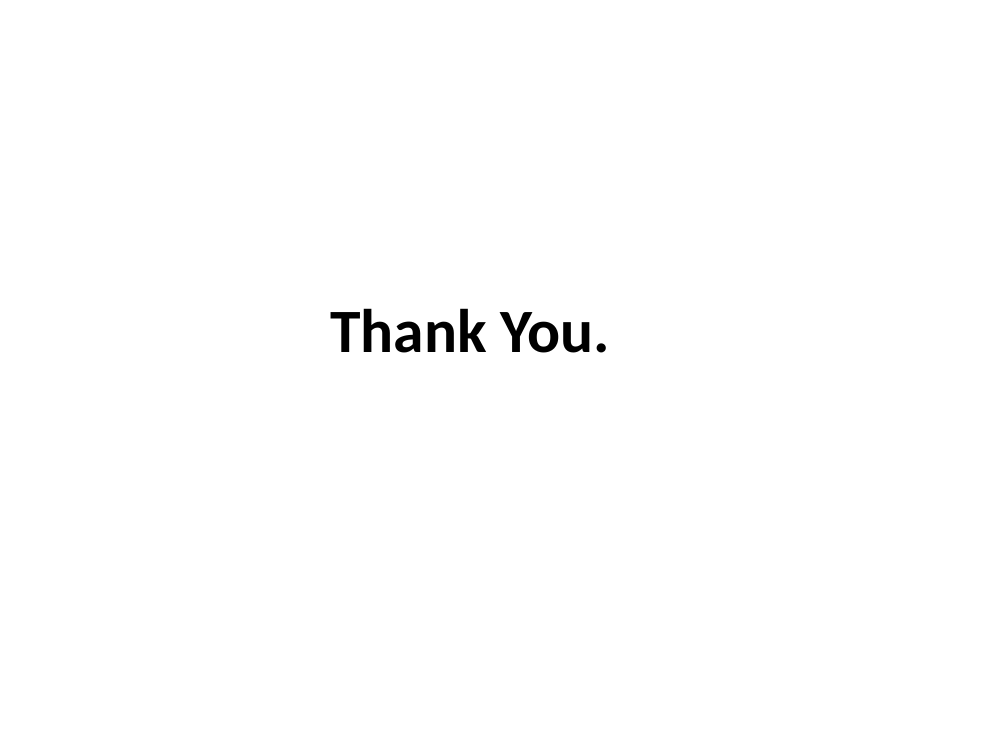
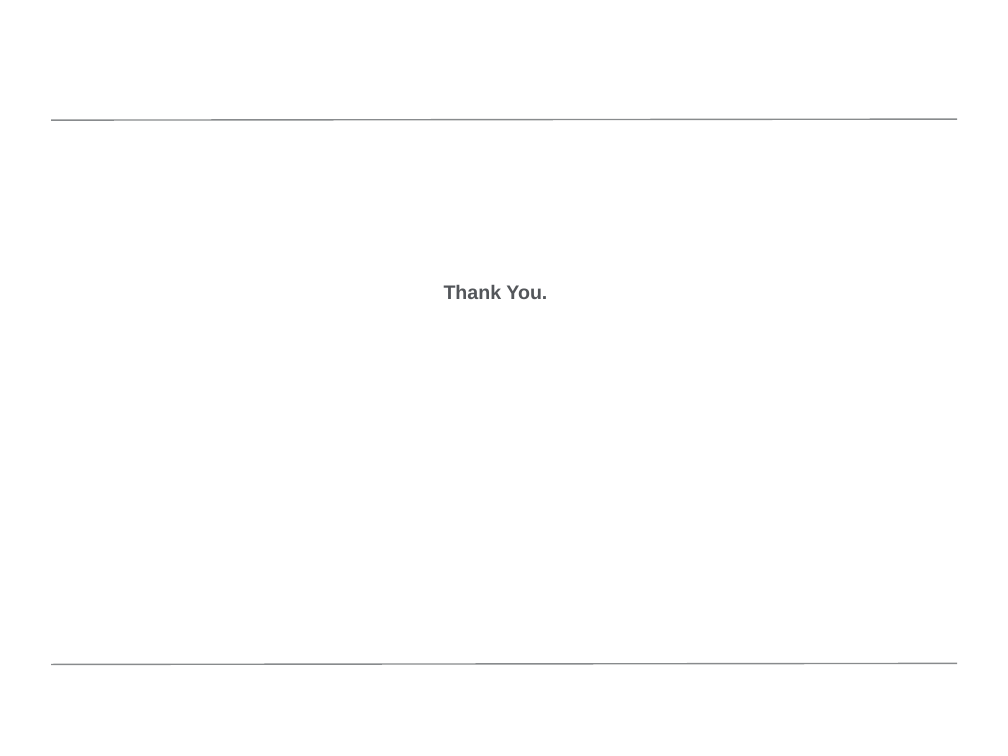
Before and after one commit to cginmn/COSA, a slide deck: slide 13 of 2019-05-15/MockiatoPPT.pptx (slide 15 before the commit). Drawn at 1008x756 pixels with LibreOffice and Linux fonts; fonts in the diff are those of the drawing; background and template pictures are left out. Boxes give left, top, right and bottom in pixels: in the first picture for what was removed or moved away, otherwise in the second. Text is boxed around its words. In the diff, an @@ line names an element or a change of style, - is before the commit and + after.

```diff
--- a/2019-05-15/MockiatoPPT.pptx
+++ b/2019-05-15/MockiatoPPT.pptx
@@ line added from (51, 120) to (957, 119), #888B8D 1 pt @@
@@ title "Thank You.": place and size @@
-title "Thank You." at bbox=[330, 308, 611, 353]
+title "Thank You." at bbox=[444, 285, 547, 299]
@@ title "Thank You." at bbox=[444, 285, 547, 299]: size 44 to 14 pt, font Calibri to Arial, text colour #000000 to #53565A; line spacing 1 to 0.9 @@
@@ line added from (51, 664) to (957, 663), #888B8D 1 pt @@
```
Also in this commit, not shown: 11 other slides changed, 2 slides removed, 2 other files.
